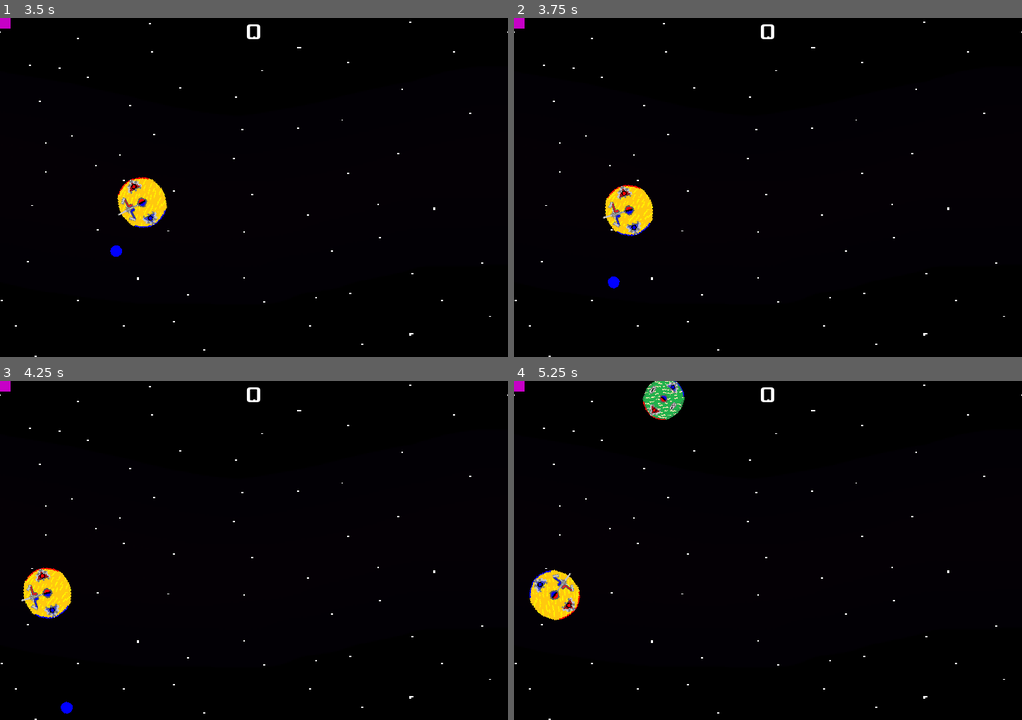
Above: before the commit, frames 1-4 (two rows, left to right).
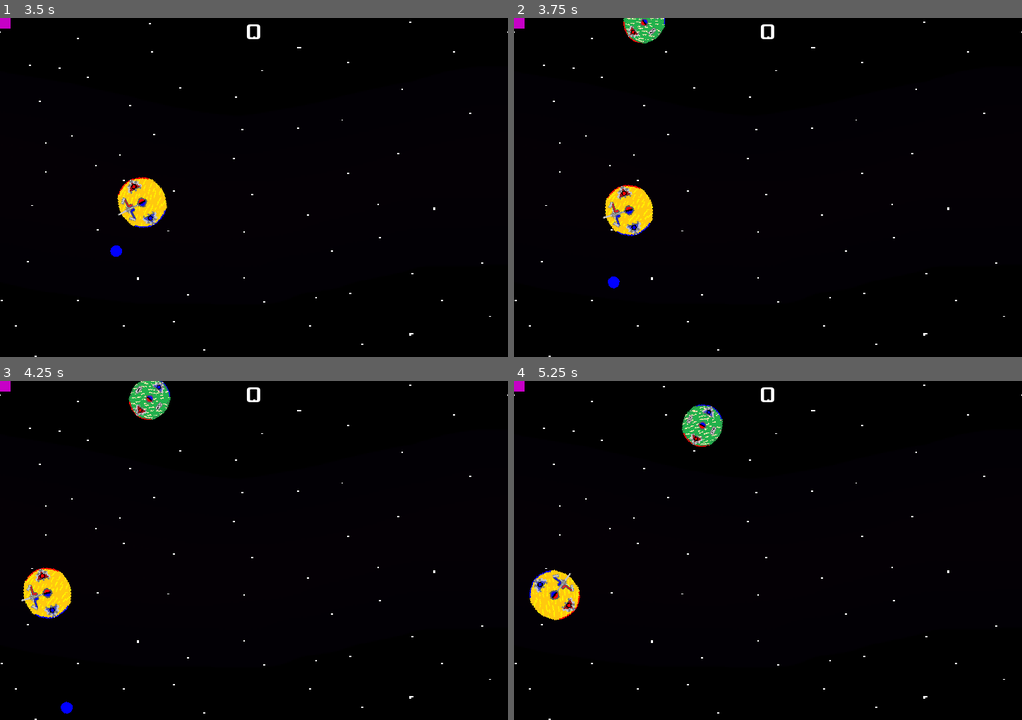
Above: after the commit, the same moments.

Repository: Austincain1006/MelonJam2024
Game: Godot game, scene res://debugScene.tscn
Same seed, same stepped clock (60 frames per second), same inputs: the game is played once before the commit and once after it. This scene is started directly instead of the project's main scene.
Inputs (mouse positions are in pixels of both pictures, inside the frame that each line leads up to):
- Up to frame 1 (3.5 s): click "Play" at 0.5 s; tap Enter at 1.25 s; move the mouse to (365, 170) at 1.27 s; hold D (RotateRight) 1.28-2.03 s; hold Right mouse button (FireNegative) 1.28-2.03 s; move the mouse to (152, 204) at 2.02 s; hold S (MoveBackward) 2.03-2.78 s; click (152, 204) at 2.1 s; move the mouse to (304, 112) at 2.77 s; hold D (RotateRight) from 2.78 s (still down); hold Right mouse button (FireNegative) from 2.78 s (still down)
- Up to frame 2 (3.75 s): move the mouse to (742, 255) at 3.52 s; release D (RotateRight) at 3.53 s; release Right mouse button (FireNegative) at 3.53 s; hold W (MoveForward) from 3.53 s (still down); click (742, 255) at 3.6 s
- Up to frame 3 (4.25 s): keep holding W (MoveForward)
- Up to frame 4 (5.25 s): move the mouse to (920, 601) at 4.27 s; release W (MoveForward) at 4.28 s; hold Right mouse button (FireNegative) 4.28-5.03 s; hold A (RotateLeft) from 4.28 s (still down); move the mouse to (615, 499) at 5.02 s; click (615, 499) at 5.1 s

Frame 1 is identical in both runs. In frame 2, 0.5% of the frame differs, in the area x 21-30%, y 0-8%; in frame 3, 0.7%; in frame 4, 1.5%, in the area x 25-42%, y 0-20%.

Commit message:
Adjusted Magnetism

Diff:
--- a/debugScene.tscn
+++ b/debugScene.tscn
@@ -317,7 +317,7 @@
 [node name="EnemySpawnerPath" type="PathFollow2D" parent="EnemySpawner"]
 
 [node name="EnemySpawnTimer" type="Timer" parent="."]
-wait_time = 4.0
+wait_time = 3.0
 
 [node name="HUD" parent="." instance=ExtResource("5_lcq48")]
 
--- a/enemy.gd
+++ b/enemy.gd
@@ -4,8 +4,8 @@
 signal enemyDestroyed
 
 
-var fieldMagnitude = 0.2
-var magneticRadius = 50
+var fieldMagnitude = 0.3
+var magneticRadius = 100
 @onready var playerReference
 @onready var navMesh = []
 var ionScene : PackedScene
--- a/enemy.tscn
+++ b/enemy.tscn
@@ -5,6 +5,7 @@
 [ext_resource type="AudioStream" uid="uid://bw3b6vcxgjyym" path="res://Art/ionBlast.wav" id="3_xi7gd"]
 
 [sub_resource type="CircleShape2D" id="CircleShape2D_qhqla"]
+radius = 27.0185
 
 [sub_resource type="RectangleShape2D" id="RectangleShape2D_s4q65"]
 size = Vector2(250, 125)
@@ -15,12 +16,12 @@
 [node name="Enemy" type="CharacterBody2D" groups=["Enemy"]]
 script = ExtResource("1_pv5fg")
 
-[node name="CollisionShape2D" type="CollisionShape2D" parent="."]
-shape = SubResource("CircleShape2D_qhqla")
-
 [node name="Sprite2D" type="Sprite2D" parent="."]
 texture_filter = 1
 texture = ExtResource("1_kbdl0")
+
+[node name="CollisionShape2D" type="CollisionShape2D" parent="."]
+shape = SubResource("CircleShape2D_qhqla")
 
 [node name="PositivePole" type="Area2D" parent="." groups=["PositiveField"]]
 
--- a/player.gd
+++ b/player.gd
@@ -9,8 +9,8 @@
 @export var ionScene : PackedScene
 var rotationDirection
 var cannonFired
-var fieldMagnitude = 0.2
-var magneticRadius = 50
+var fieldMagnitude = 0.3
+var magneticRadius = 100
 var mayFire
 var boundaryStart
 var boundaryEnd
